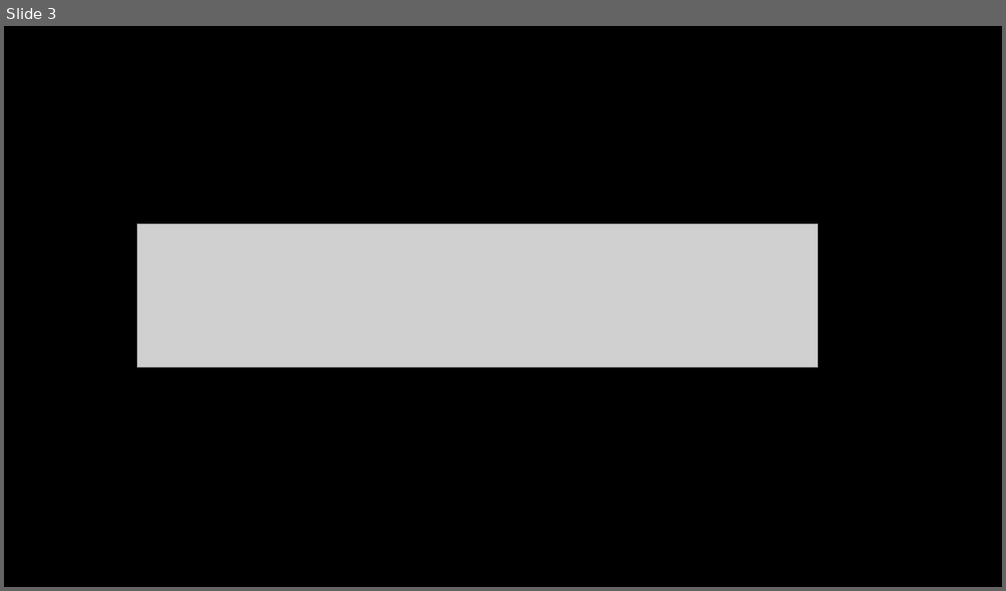
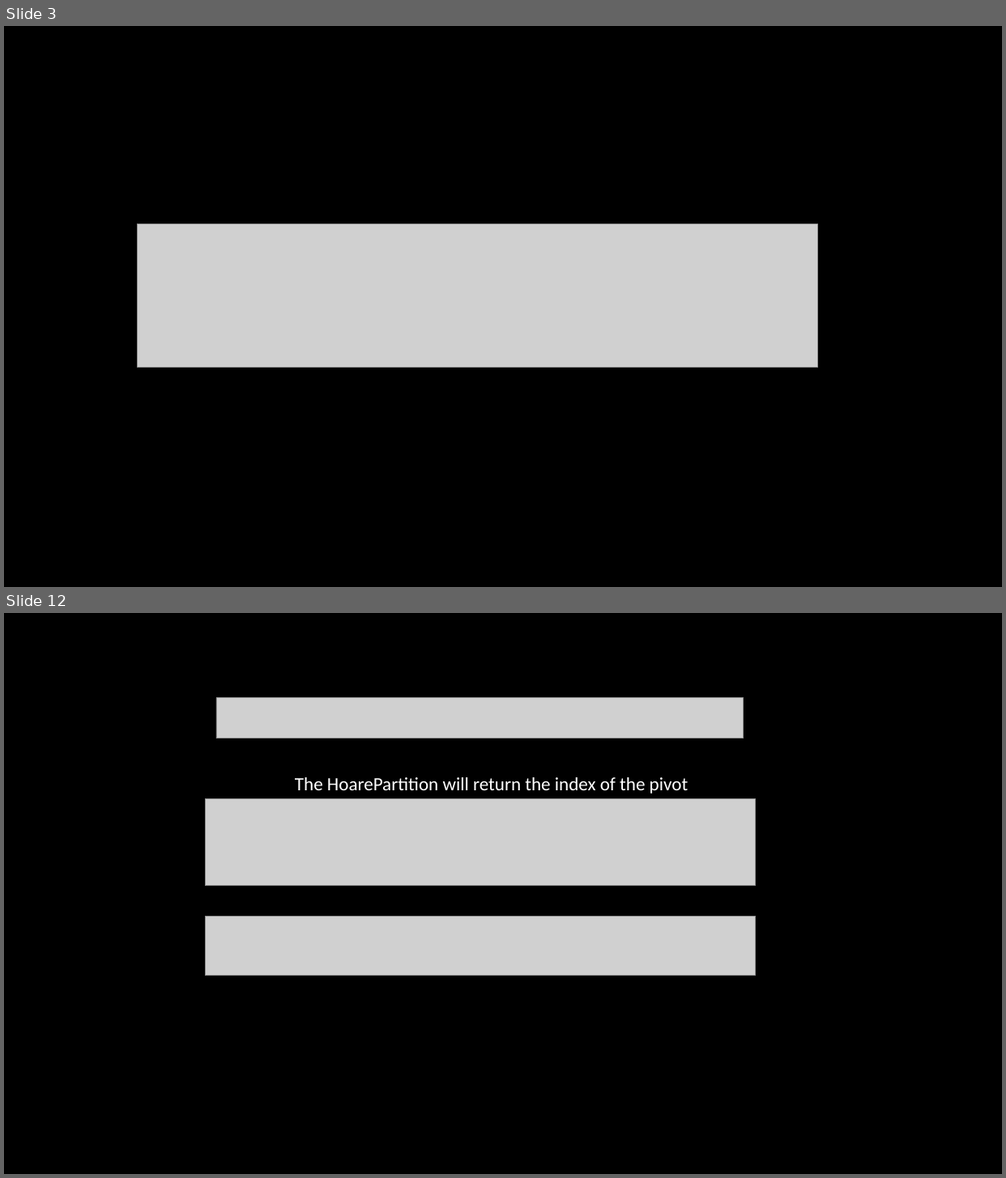
Before and after one commit to AhmedAliabd/HoarePartition, a slide deck: HoarePartition.pptx. Shown one above the other, each under a label of ours: slide 3 before the commit, slides 3 and 12 after it; the slides between them are not shown. The pictures are 1006x591 and 1006x1178 pixels, drawn with LibreOffice and Linux fonts; fonts in the diff are those of the drawing; grey boxes stand for pictures; background and template pictures are left out. Boxes give left, top, right and bottom in pixels: in the first picture for what was removed or moved away, otherwise in the second. Text is boxed around its words. In the diff, an @@ line names an element or a change of style, - is before the commit and + after.

```diff
--- a/HoarePartition.pptx
+++ b/HoarePartition.pptx
@@ slide 12 added at (x1=4, y1=613, x2=1002, y2=1174), background picture (left out) @@
@@ picture added at (x1=216, y1=698, x2=744, y2=739) @@
@@ text added at (x1=295, y1=777, x2=688, y2=794), 18 pt, text #FFFFFF @@
+The HoarePartition will return the index of the pivot
@@ picture added at (x1=206, y1=799, x2=756, y2=886) @@
@@ picture added at (x1=206, y1=916, x2=756, y2=975) @@
```
Also in this commit, not shown: 8 other slides added, 11 slides removed, 4 other files.
